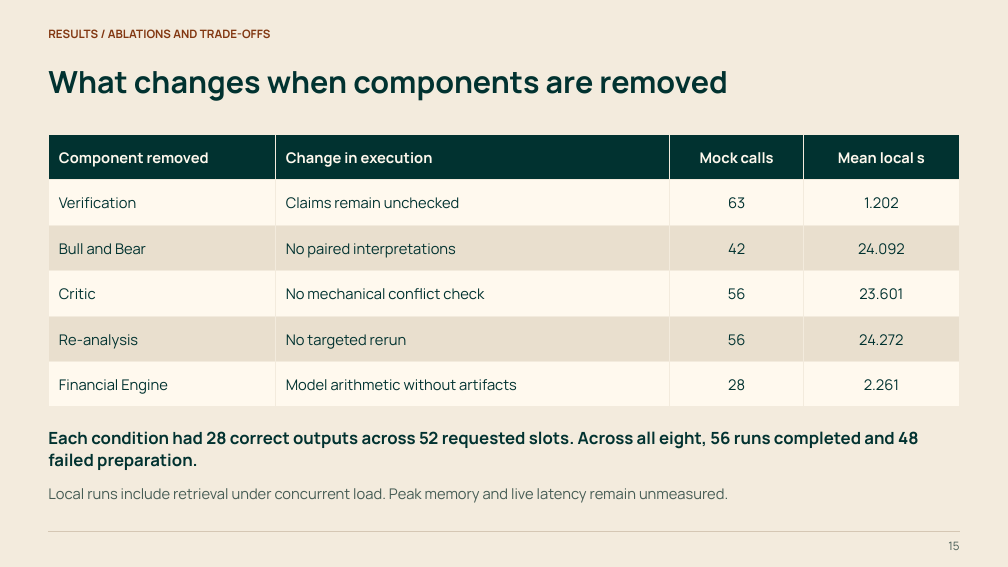
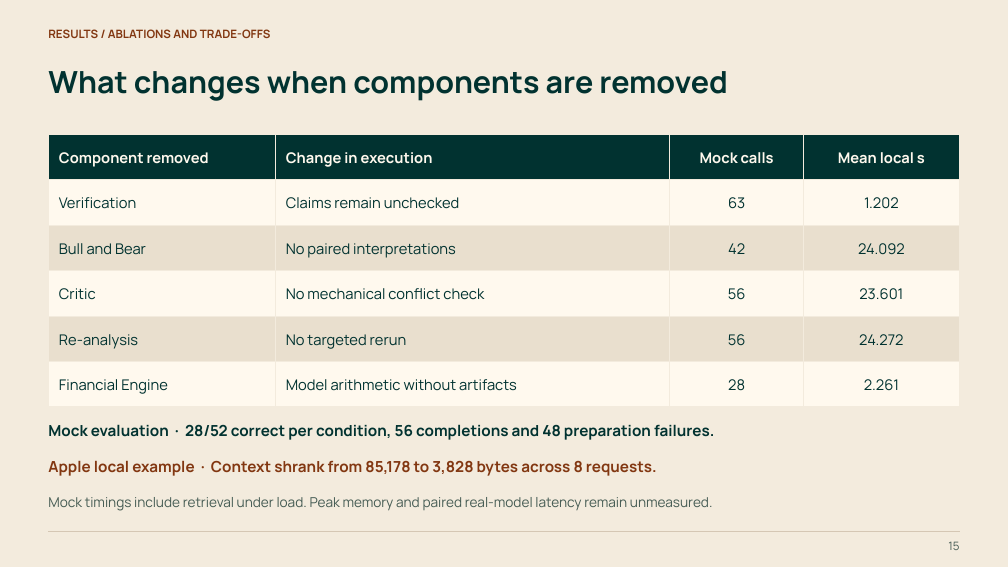
Before and after one commit to AadeeshRS/Mafis, a slide deck: slide 15 of presentation/MAFIS_AI_Project_Green_Orange.pptx. Drawn at 1008x567 pixels with LibreOffice and Linux fonts; fonts in the diff are those of the drawing. Boxes give left, top, right and bottom in pixels: in the first picture for what was removed or moved away, otherwise in the second. Text is boxed around its words. In the diff, an @@ line names an element or a change of style, - is before the commit and + after.

Commit message:
benchmark run & shared memory representation & cleaning of dashboard

```diff
--- a/presentation/MAFIS_AI_Project_Green_Orange.pptx
+++ b/presentation/MAFIS_AI_Project_Green_Orange.pptx
@@ text at bbox=[48, 424, 714, 440]: text changed; size 16 to 14.5 pt @@
-Each condition had 28 correct outputs across 52 requested slots. Across all eight, 56 runs completed and 48 failed preparation.
+Mock evaluation · 28/52 correct per condition, 56 completions and 48 preparation failures.
@@ text added at bbox=[48, 460, 657, 476], 14.5 pt, text #823711, bold @@
+Apple local example · Context shrank from 85,178 to 3,828 bytes across 8 requests.
@@ text at bbox=[48, 497, 713, 511]: text changed; size 14 to 13 pt @@
-Local runs include retrieval under concurrent load. Peak memory and live latency remain unmeasured.
+Mock timings include retrieval under load. Peak memory and paired real-model latency remain unmeasured.
```
Also in this commit, not shown: 9 other slides changed, 26 other files.
